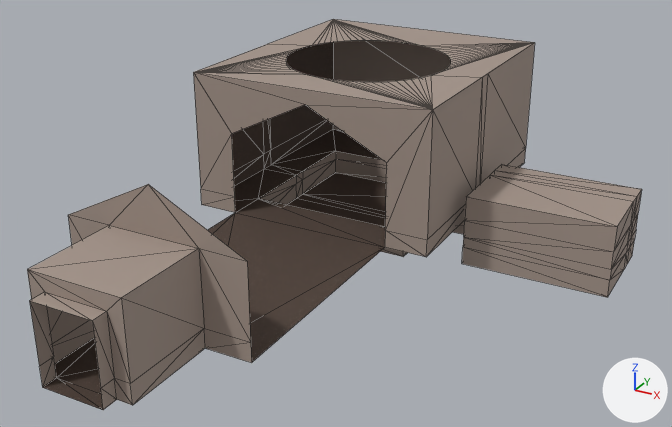
The FBX model Magic Library/Assets/Assets/Art/Meshes/RoomMesh.FBX: old version first, new version second.
Before and after are seen from a 50 mm camera at (60.3, -57.3, 54.0) aimed at (7.7, 38.3, 6.2). The lights are fixed; the arrows at lower right show +X, +Y and +Z. Mesh edges are drawn as thin lines. Where no turn or scale is listed for an object, it has been applied to the vertices.

In view in the first picture: 'RoomMesh'.
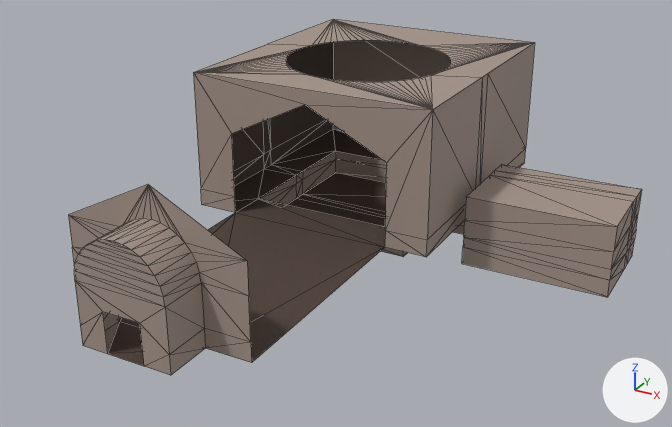
Where the change shows, as pixel boxes [x1, y1, x2, y2] in the pictures (672 x 427 px):
'RoomMesh', reshaped (7% narrower, 9% shorter): before [27, 19, 642, 410]; after [68, 19, 642, 375]
part 1 of me_mesh, built on: before [27, 184, 251, 410]; after [68, 184, 251, 375]
part 2 of me_mesh, surface changed (brown to grey): [204, 156, 342, 360] in both

What the commit changed:
me_mesh is used by ob_roommesh; location (0.0, 0.0, 0.0).
me_mesh had 192 vertices, 302 faces and spanned x -18.0..40.0, y -2.0..84.0, z -4.0..20.0.
me_mesh now has 216 vertices, 350 faces and spans x -18.0..40.0, y 6.0..84.0, z -4.0..20.0.
Part 1, on me_mesh:
20 vertices are removed from x -6.0..6.0, y -2.0..12.0, z 0.0..12.0.
43 faces are deleted.
23 vertices are added at x -12.0..12.0, y 6.0..12.0, z 0.0..14.0.
6 new vertices lie (0.0, -6.0, 0.0) away from vertices in x -6.0..6.0, y 12.0, z 0.0..8.0.
15 new vertices lie (0.0, 6.0, 0.0) away from vertices in x -5.9..5.9, y 6.0, z 9.2..14.0.
88 new faces join them, mat_02___default (its picture is missing).
3 new faces join them, mat_01___default (picture img_wood_planks_fantasy_nailed_basecolor_png).
me_mesh part 2: 259 kept faces spanning x -18.0..40.0, y 12.0..84.0, z -4.0..20.0 get new texture (UV) coordinates.
